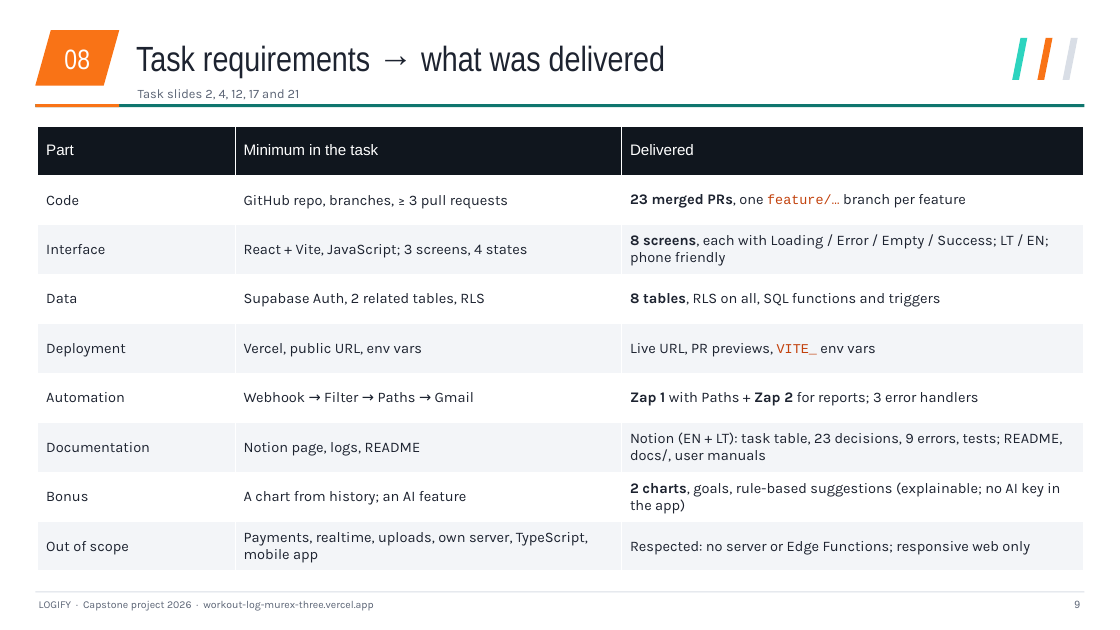
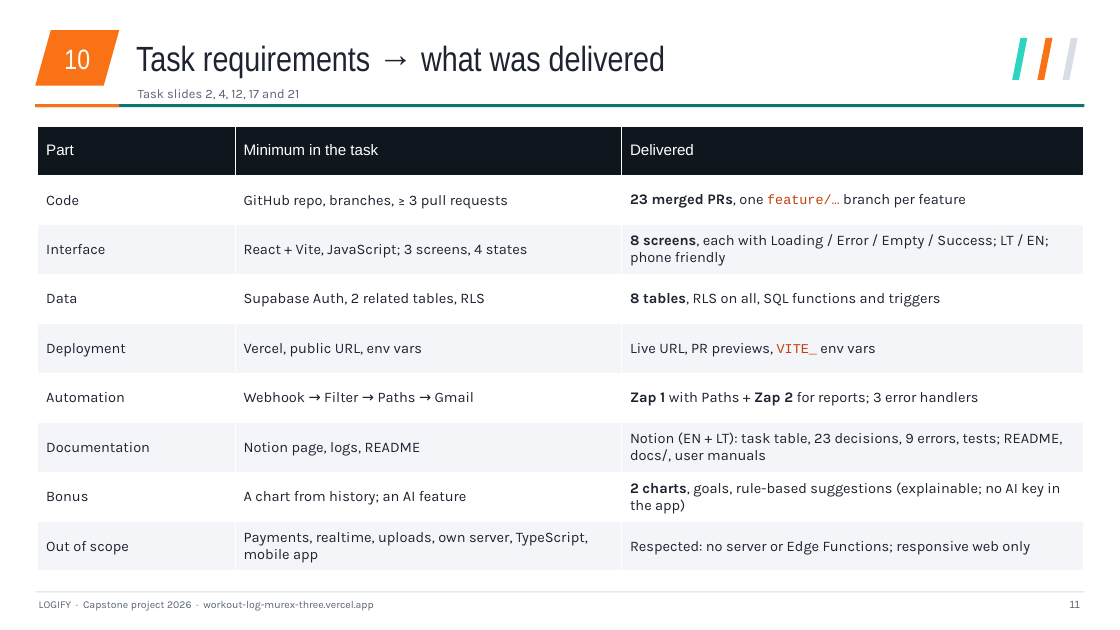
Before and after one commit to mse1987319-png/workout-log, a slide deck: slide 11 of _task/results/Logify_EN.pptx (slide 9 before the commit). Drawn at 1120x630 pixels with LibreOffice and Linux fonts; fonts in the diff are those of the drawing. Boxes give left, top, right and bottom in pixels: in the first picture for what was removed or moved away, otherwise in the second. Text is boxed around its words. In the diff, an @@ line names an element or a change of style, - is before the commit and + after.

```diff
--- a/_task/results/Logify_EN.pptx
+++ b/_task/results/Logify_EN.pptx
@@ text at (64,49,90,70): text changed @@
-08
+10
@@ text at (1069,601,1080,608): text changed @@
-9
+11
```
Also in this commit, not shown: 24 other slides changed, 2 slides added, 3 other files.
